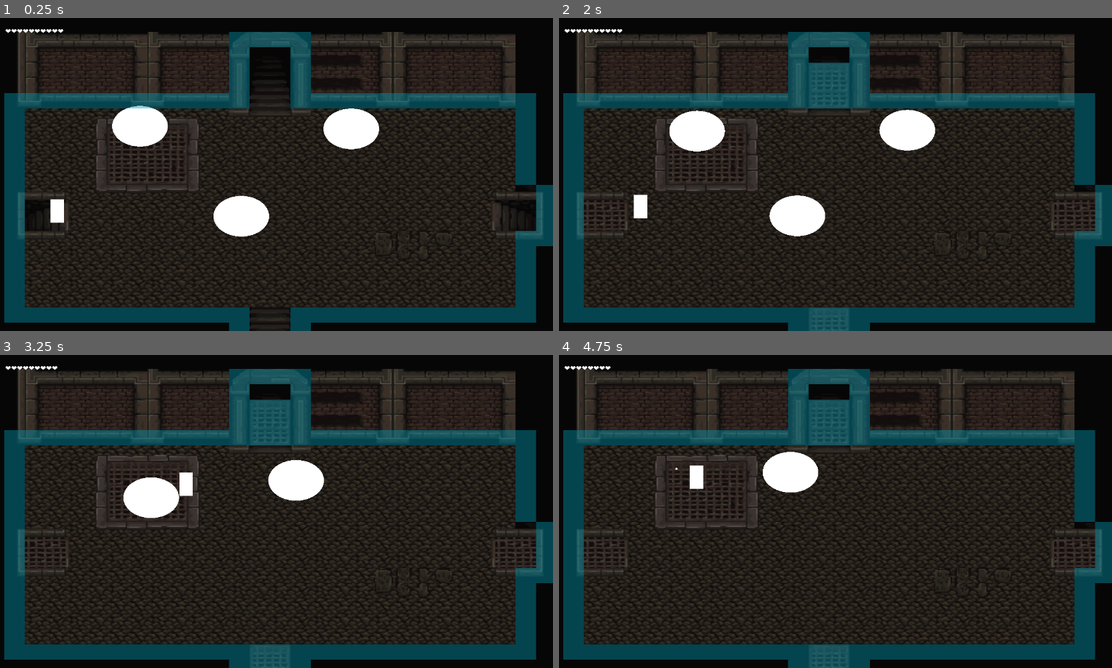
Above: before the commit, frames 1-4 (two rows, left to right).
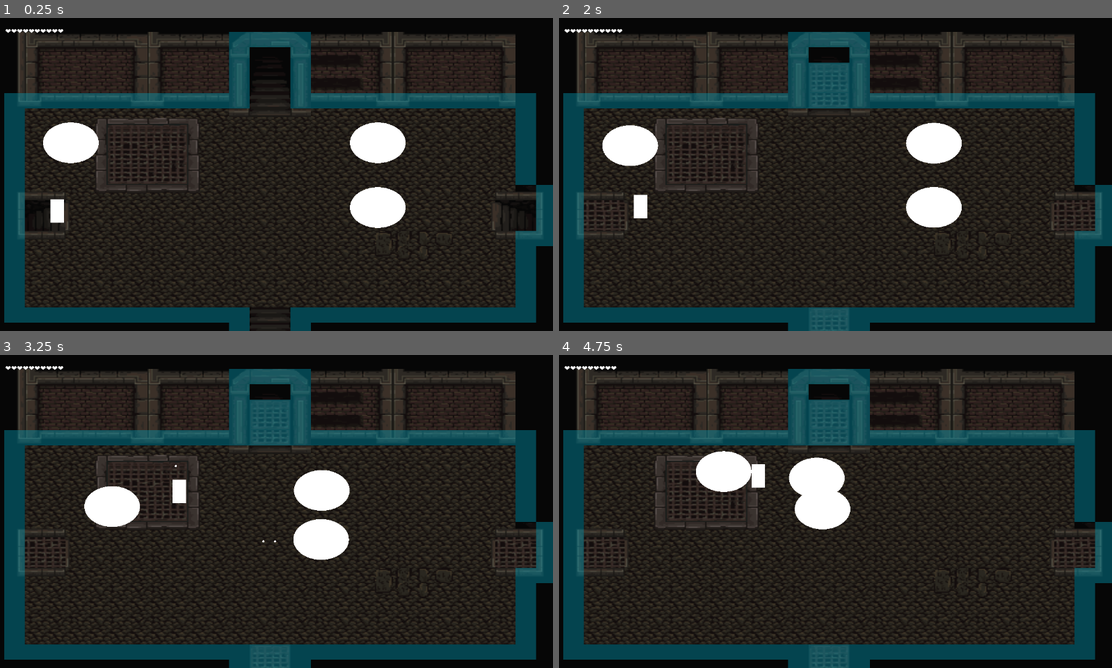
Above: after the commit, the same moments.

Repository: WilliamKluck/CSS385_Project
Game: Godot game, scene res://Scenes/room.tscn
Two runs of this game, one before a commit and one after it. Both use one fixed random seed, a clock stepped at 60 frames per second and the inputs below.
Inputs:
- Up to frame 1 (0.25 s): no input
- Up to frame 2 (2 s): hold D (move_right) 0.53-1.28 s; hold Space (shoot) 0.53-1.28 s; hold S (move_down) from 1.28 s (still down); tap Space (shoot) at 1.35 s
- Up to frame 3 (3.25 s): release S (move_down) at 2.03 s; hold D (move_right) 2.03-2.78 s; hold Space (shoot) 2.03-2.78 s; hold W (move_up) from 2.78 s (still down); tap Space (shoot) at 2.85 s
- Up to frame 4 (4.75 s): release W (move_up) at 3.53 s; hold Space (shoot) 3.53-4.28 s; hold Left (move_left) from 3.53 s (still down); tap Space (shoot) at 4.35 s

The runs differ from the first frame. In frame 1, 5.6% of the frame differs, in the area x 7-74%, y 28-70%; in frame 2, 5.6%; in frame 3, 4.3%; in frame 4, 3.4%.

Commit message:
enemy locations random

Diff:
--- a/Scenes/room.tscn
+++ b/Scenes/room.tscn
@@ -5,7 +5,7 @@
 [ext_resource type="PackedScene" uid="uid://c4jjwpwgl261n" path="res://Scenes/Player.tscn" id="2_7uw3i"]
 [ext_resource type="PackedScene" uid="uid://4rn0xkuqdlh6" path="res://Scenes/Enemy.tscn" id="3_p5vpr"]
 [ext_resource type="PackedScene" uid="uid://reggauq4vlhj" path="res://Scenes/hud.tscn" id="5_ev4xr"]
-[ext_resource type="Script" path="res://Scenes/room_blockers.gd" id="6_tnhp5"]
+[ext_resource type="Script" path="res://Scripts/room_blockers.gd" id="6_tnhp5"]
 
 [sub_resource type="TileSetAtlasSource" id="TileSetAtlasSource_40et1"]
 texture = ExtResource("1_glev2")
@@ -2097,15 +2097,6 @@
 position = Vector2(187.113, 196.291)
 disable_mode = 2
 
-[node name="Enemy" parent="." instance=ExtResource("3_p5vpr")]
-position = Vector2(90.1543, 34.5328)
-
-[node name="Enemy2" parent="." instance=ExtResource("3_p5vpr")]
-position = Vector2(169.422, 128.589)
-
-[node name="Enemy3" parent="." instance=ExtResource("3_p5vpr")]
-position = Vector2(255.494, 37.2591)
-
 [node name="HUD" parent="." instance=ExtResource("5_ev4xr")]
 
 [node name="RoomBlockers" type="TileMap" parent="."]
@@ -2132,3 +2123,63 @@
 [node name="Bottom" type="Node2D" parent="RoomEntryPoints"]
 position = Vector2(629, 680.001)
 scale = Vector2(2.9394, 2.20081)
+
+[node name="Enemies" type="Node" parent="."]
+
+[node name="Enemy" parent="Enemies" instance=ExtResource("3_p5vpr")]
+position = Vector2(877, 585)
+scale = Vector2(2.9394, 2.20081)
+
+[node name="Enemy2" parent="Enemies" instance=ExtResource("3_p5vpr")]
+position = Vector2(628, 436)
+scale = Vector2(2.9394, 2.20081)
+
+[node name="Enemy3" parent="Enemies" instance=ExtResource("3_p5vpr")]
+position = Vector2(1088, 585)
+scale = Vector2(2.9394, 2.20081)
+
+[node name="EnemyPositions" type="Node" parent="."]
+
+[node name="EnemyPos1" type="Node2D" parent="EnemyPositions"]
+position = Vector2(171, 287)
+scale = Vector2(2.9394, 2.20081)
+
+[node name="EnemyPos2" type="Node2D" parent="EnemyPositions"]
+position = Vector2(373, 287)
+scale = Vector2(2.9394, 2.20081)
+
+[node name="EnemyPos3" type="Node2D" parent="EnemyPositions"]
+position = Vector2(877, 287)
+scale = Vector2(2.9394, 2.20081)
+
+[node name="EnemyPos4" type="Node2D" parent="EnemyPositions"]
+position = Vector2(1088, 287)
+scale = Vector2(2.9394, 2.20081)
+
+[node name="EnemyPos5" type="Node2D" parent="EnemyPositions"]
+position = Vector2(373, 436)
+scale = Vector2(2.9394, 2.20081)
+
+[node name="EnemyPos6" type="Node2D" parent="EnemyPositions"]
+position = Vector2(630, 436)
+scale = Vector2(2.9394, 2.20081)
+
+[node name="EnemyPos7" type="Node2D" parent="EnemyPositions"]
+position = Vector2(877, 436)
+scale = Vector2(2.9394, 2.20081)
+
+[node name="EnemyPos8" type="Node2D" parent="EnemyPositions"]
+position = Vector2(171, 585)
+scale = Vector2(2.9394, 2.20081)
+
+[node name="EnemyPos9" type="Node2D" parent="EnemyPositions"]
+position = Vector2(373, 585)
+scale = Vector2(2.9394, 2.20081)
+
+[node name="EnemyPos10" type="Node2D" parent="EnemyPositions"]
+position = Vector2(877, 585)
+scale = Vector2(2.9394, 2.20081)
+
+[node name="EnemyPos11" type="Node2D" parent="EnemyPositions"]
+position = Vector2(1088, 585)
+scale = Vector2(2.9394, 2.20081)
--- a/Scripts/enemy.gd
+++ b/Scripts/enemy.gd
@@ -7,10 +7,10 @@
 var player_node = null
 
 func _ready():
-	room_node = get_node("..")
-	player_node = get_node("../Player")
+	room_node = get_node("../..")
+	player_node = get_node("../../Player")
 
-func _physics_process(delta: float) -> void:
+func _physics_process(_delta: float) -> void:
 	if room_node.begin:
 		move()
 		move_and_slide()
@@ -21,7 +21,6 @@
 
 func _on_projectile_detector_body_entered(body: Node2D) -> void:
 	if body.to_string().begins_with("Projectile"):
-		print(hp)
 		body.set_global_position(Vector2(-10,-10))
 		body.active = false
 		body.direction = null
--- a/Scripts/player.gd
+++ b/Scripts/player.gd
@@ -24,11 +24,10 @@
 	if enter_from:
 		var enter_node = get_node("../RoomEntryPoints/" + enter_from)
 		set_global_position(enter_node.get_global_position())
-		print(get_global_position())
 	get_node("../HUD/HPLabel").set_text(heart.repeat(hp))
 	target_position = dict[enter_from]
 
-func _physics_process(delta: float) -> void:
+func _physics_process(_delta: float) -> void:
 	if room_node.begin:
 		if has_gone == 0:
 			has_gone = 1
@@ -40,7 +39,6 @@
 		var direction_vector = target_position - get_global_position()
 		# Check if close enough to the target position
 		if direction_vector.length() < 2.1: # Threshold for stopping movement
-			print("Arrived at target position!")
 			room_node.begin = 1
 		velocity = direction_vector * 2
 
@@ -52,7 +50,6 @@
 		new_projectile.name = "Projectile" + str(i)
 		get_node("..").add_child(new_projectile)
 		projectiles.append(new_projectile)
-	print(get_node("..").get_children())
 
 func move(moveDirection) -> void:
 	# save last known facing direction
@@ -64,33 +61,21 @@
 	var moveDirection = Input.get_vector("move_left", "move_right", "move_up", "move_down")
 	move(moveDirection)
 
-	#print(Input.is_action_pressed("shoot"))
 
 	# delay time between shots
 	if Input.is_action_pressed("shoot") and ((last_shot_tick and Time.get_ticks_msec() - last_shot_tick > shot_delay) or not last_shot_tick):
-		#var new_projectile = load("res://Scenes/projectile.tscn").instantiate()
-		#var parent = get_node("..")
-		#parent.add_child(new_projectile)
-		#new_projectile.set_global_position(get_global_position())
-		#new_projectile.direction = character_facing
-		#print("should shoot")
 		var found_available_projectile = null
 		for projectile in projectiles:
-			#print("pass")
 			if not projectile.active:
 				#projectile.active = true
 				found_available_projectile = projectile
 				break
 
 		if found_available_projectile:
-			print("found")
-			print(found_available_projectile)
 
 			found_available_projectile.set_global_position(get_global_position())
 			found_available_projectile.active = true
 
-			print(found_available_projectile.get_global_position())
-			print(get_global_position())
 			found_available_projectile.direction = character_facing
 
 		last_shot_tick = Time.get_ticks_msec()
@@ -99,22 +84,21 @@
 
 
 
-func _on_enemy_detector_body_entered(body: Node2D) -> void:
+func _on_enemy_detector_body_entered(_body: Node2D) -> void:
 	flag += 1
 
 
-func _on_enemy_detector_body_exited(body: Node2D) -> void:
+func _on_enemy_detector_body_exited(_body: Node2D) -> void:
 	flag -= 1
 
 func doDamage() -> void:
 	if flag > 0 and ((last_hit_tick and Time.get_ticks_msec() - last_hit_tick > hit_delay) or not last_hit_tick):
-		#print("enemy detected")
-		print(flag)
+
 		hp = max(hp - 1, 0)
-		#var old_hp_text = get_node("../HUD/HPLabel").get_text()
+
 		get_node("../HUD/HPLabel").set_text(heart.repeat(hp))
 		last_hit_tick = Time.get_ticks_msec()
-		#timer = Time.get_ticks_msec()
+
 		if hp == 0:
 			# player has died
 			# TODO: trigger death screen, or reset the game, or sth
--- a/Scripts/projectile.gd
+++ b/Scripts/projectile.gd
@@ -9,7 +9,7 @@
 func _ready():
 	room_node = get_node("..")
 
-func _physics_process(delta: float) -> void:
+func _physics_process(_delta: float) -> void:
 	if room_node.begin:
 		movement()
 		check_position()
--- a/Scripts/rich_text_label.gd
+++ b/Scripts/rich_text_label.gd
@@ -8,5 +8,5 @@
 
 
 # Called every frame. 'delta' is the elapsed time since the previous frame.
-func _process(delta: float) -> void:
+func _process(_delta: float) -> void:
 	pass
--- a/Scripts/room.gd
+++ b/Scripts/room.gd
@@ -1,11 +1,18 @@
 extends TileMap
 
 var begin = null
+var enemies = []
+var rng = RandomNumberGenerator.new()
 # Called when the node enters the scene tree for the first time.
 func _ready() -> void:
-	pass # Replace with function body.
+	enemies = get_node("./Enemies").get_children()
+	for enemy in enemies:
+		var locations = get_node("./EnemyPositions").get_children()
+		var location_selection = rng.randf_range(0,len(locations))
+		enemy.set_global_position(locations[location_selection].get_global_position())
+		locations.erase(locations[location_selection])
 
 
 # Called every frame. 'delta' is the elapsed time since the previous frame.
-func _process(delta: float) -> void:
+func _process(_delta: float) -> void:
 	pass
--- a/Scenes/room_blockers.gd
+++ b/Scripts/room_blockers.gd
@@ -4,7 +4,7 @@
 var enemy_nodes = []
 func _ready():
 	room_node = get_node("..")
-	var children = room_node.get_children()
+	var children = get_node("../Enemies/").get_children()
 	for node in children:
 		if node.get_name().begins_with("Enemy"):
 			enemy_nodes.append(node)
@@ -16,7 +16,7 @@
 	tile_set.set_physics_layer_collision_mask(0, 0)
 
 # Called every frame. 'delta' is the elapsed time since the previous frame.
-func _process(delta: float) -> void:
+func _process(_delta: float) -> void:
 	if room_node.begin == 1:
 		enable_tiles()
 	for node in enemy_nodes:
Not shown, changed: todo_list.txt
